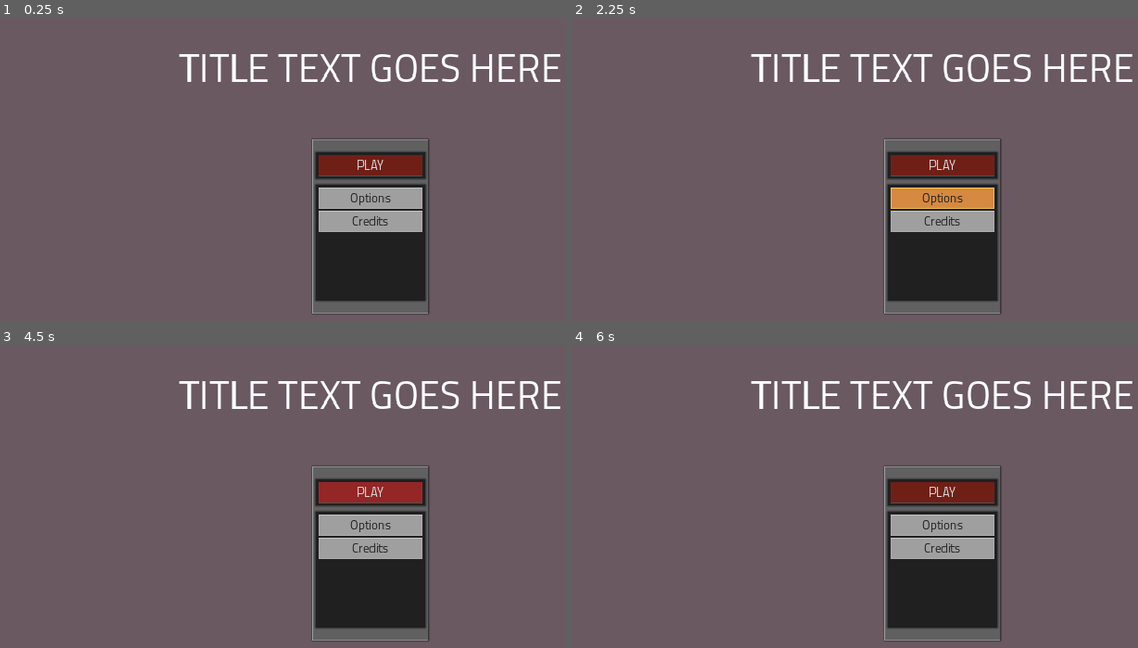
Above: before the commit, frames 1-4 (two rows, left to right).
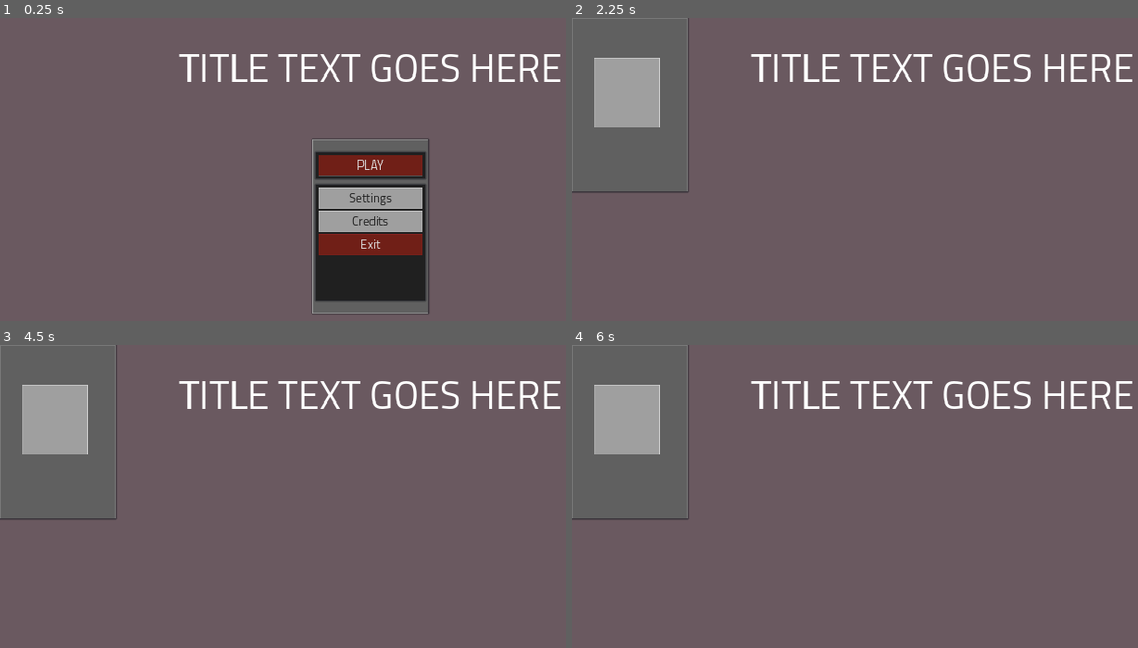
Above: after the commit, the same moments.

Repository: MindVisceral/BoneTD
Game: Godot game, scene res://UI/MainMenu/MainMenu.tscn
The game is run twice, just before and just after one commit, with the same random seed, the same clock (stepped at 60 frames per second) and the same inputs.
Inputs (mouse positions are in pixels of both pictures, inside the frame that each line leads up to; where the layout moved, square brackets give the same spot in the first picture):
- Up to frame 1 (0.25 s): no input
- Up to frame 2 (2.25 s): click (939, 145) at 0.5 s; click (939, 308) at 1.25 s; click (939, 199) at 2 s, where only the run before the commit has a clickable "Options"
- Up to frame 3 (4.5 s): click (56, 420) at 2.77 s; click (367, 526) at 3.5 s, where only the run after the commit has a clickable "Settings"; click (367, 493) at 4.25 s, where only the run before the commit has a clickable "PLAY"
- Up to frame 4 (6 s): click (939, 493) at 5 s, where only the run before the commit has a clickable "PLAY"; click (628, 351) [939, 472] at 5.75 s

The runs differ from the first frame. In frame 1, 1.4% of the frame differs, in the area x 56-75%, y 57-79%; in frame 2, 13%, in the area x 0-76%, y 0-98%; in frame 3, 13%; in frame 4, 13%.

Commit message:
Basic Menu buttons now function

Diff:
--- a/UI/DraggableMenu/DraggableMenu.tscn
+++ b/UI/DraggableMenu/DraggableMenu.tscn
@@ -10,7 +10,6 @@
 offset_right = 0.159996
 offset_bottom = -0.440002
 grow_horizontal = 2
-pivot_offset = Vector2(50, 50)
 script = ExtResource("1_2ow3g")
 
 [node name="BackgroundPanel" type="Panel" parent="."]
@@ -24,9 +23,9 @@
 [node name="DragButtonTop" type="Button" parent="."]
 custom_minimum_size = Vector2(100, 30)
 layout_mode = 1
-anchors_preset = -1
+anchors_preset = 10
 anchor_right = 1.0
-anchor_bottom = 0.3
+offset_bottom = 2.0
 grow_horizontal = 2
 auto_translate = false
 localize_numeral_system = false
@@ -41,11 +40,11 @@
 [node name="DragButtonBottom" type="Button" parent="."]
 custom_minimum_size = Vector2(100, 30)
 layout_mode = 1
-anchors_preset = -1
-anchor_top = 0.7
+anchors_preset = 12
+anchor_top = 1.0
 anchor_right = 1.0
 anchor_bottom = 1.0
-offset_top = 22.0
+offset_top = -2.0
 grow_horizontal = 2
 grow_vertical = 0
 auto_translate = false
--- a/UI/MainMenu/MainMenu.tscn
+++ b/UI/MainMenu/MainMenu.tscn
@@ -1,6 +1,7 @@
-[gd_scene load_steps=2 format=3 uid="uid://c42ltbeu2cdpe"]
+[gd_scene load_steps=3 format=3 uid="uid://c42ltbeu2cdpe"]
 
 [ext_resource type="PackedScene" uid="uid://b5dp0gcijhisy" path="res://UI/DraggableMenu/DraggableMenu.tscn" id="1_genn2"]
+[ext_resource type="Script" path="res://UI/MainMenu/MainMenuManager.gd" id="1_ypm3j"]
 
 [node name="MainMenu" type="Control"]
 layout_mode = 3
@@ -9,6 +10,13 @@
 anchor_bottom = 1.0
 grow_horizontal = 2
 grow_vertical = 2
+
+[node name="MainMenuManager" type="Node" parent="." node_paths=PackedStringArray("main_menu", "settings_menu", "current_menu", "all_menus")]
+script = ExtResource("1_ypm3j")
+main_menu = NodePath("../DraggableMainMenu")
+settings_menu = NodePath("../DraggableSettingsMenu")
+current_menu = NodePath("../DraggableMainMenu")
+all_menus = [NodePath("../DraggableMainMenu"), NodePath("../DraggableSettingsMenu")]
 
 [node name="Background" type="ColorRect" parent="."]
 layout_mode = 1
@@ -57,13 +65,14 @@
 offset_right = 0.23999
 offset_bottom = 0.359985
 grow_vertical = 2
-pivot_offset = Vector2(0, 0)
 
 [node name="DragButtonTop" parent="DraggableMainMenu" index="1"]
+anchors_preset = -1
 anchor_bottom = 0.067
 offset_bottom = -0.150002
 
 [node name="DragButtonBottom" parent="DraggableMainMenu" index="2"]
+anchors_preset = -1
 anchor_top = 0.933
 offset_top = 0.149994
 
@@ -126,12 +135,11 @@
 grow_vertical = 2
 theme_override_constants/separation = 6
 
-[node name="OptionsButton" type="Button" parent="DraggableMainMenu/VSubPanelContainer/OtherDarkSubPanel/VBoxContainer"]
+[node name="SettingsButton" type="Button" parent="DraggableMainMenu/VSubPanelContainer/OtherDarkSubPanel/VBoxContainer"]
 layout_mode = 2
 focus_mode = 0
 action_mode = 0
-text = "Options
-"
+text = "Settings"
 
 [node name="CreditsButton" type="Button" parent="DraggableMainMenu/VSubPanelContainer/OtherDarkSubPanel/VBoxContainer"]
 layout_mode = 2
@@ -140,4 +148,49 @@
 text = "Credits
 "
 
+[node name="ExitButton" type="Button" parent="DraggableMainMenu/VSubPanelContainer/OtherDarkSubPanel/VBoxContainer"]
+layout_mode = 2
+focus_mode = 0
+theme_type_variation = &"RedButton"
+action_mode = 0
+text = "Exit
+"
+
+[node name="DraggableSettingsMenu" parent="." instance=ExtResource("1_genn2")]
+custom_minimum_size = Vector2(300, 450)
+layout_mode = 1
+anchor_right = 0.156
+anchor_bottom = 0.417
+offset_right = 0.47998
+offset_bottom = -0.360016
+
+[node name="DragButtonTop" parent="DraggableSettingsMenu" index="1"]
+anchors_preset = -1
+anchor_bottom = 0.067
+offset_bottom = -0.150002
+
+[node name="DragButtonBottom" parent="DraggableSettingsMenu" index="2"]
+anchors_preset = -1
+anchor_top = 0.933
+offset_top = 28.15
+
+[node name="ReturnButton" type="Button" parent="DraggableSettingsMenu"]
+layout_mode = 1
+anchors_preset = -1
+anchor_left = 0.193
+anchor_top = 0.231
+anchor_right = 0.757
+anchor_bottom = 0.631
+offset_left = 0.0999985
+offset_top = 0.0499954
+offset_right = -0.100006
+offset_bottom = 0.0499878
+
+[connection signal="pressed" from="DraggableMainMenu/VSubPanelContainer/PlayDarkSubPanel/VBoxContainer/PlayButton" to="MainMenuManager" method="_play_pressed"]
+[connection signal="pressed" from="DraggableMainMenu/VSubPanelContainer/OtherDarkSubPanel/VBoxContainer/SettingsButton" to="MainMenuManager" method="_settings_pressed"]
+[connection signal="pressed" from="DraggableMainMenu/VSubPanelContainer/OtherDarkSubPanel/VBoxContainer/CreditsButton" to="MainMenuManager" method="_credits_pressed"]
+[connection signal="pressed" from="DraggableMainMenu/VSubPanelContainer/OtherDarkSubPanel/VBoxContainer/ExitButton" to="MainMenuManager" method="_exit_pressed"]
+[connection signal="pressed" from="DraggableSettingsMenu/ReturnButton" to="MainMenuManager" method="_return_pressed"]
+
 [editable path="DraggableMainMenu"]
+[editable path="DraggableSettingsMenu"]
--- /dev/null
+++ b/UI/MainMenu/MainMenuManager.gd
@@ -0,0 +1,100 @@
+extends Node
+
+
+## To avoid crowding, only one Menu may be visible at a time.
+#
+## Normally, for example, I would just swap the current Menu scene to the Settings scene
+## when the Player clicked the Settings Button, but in this case that would break the background.
+#
+## Instead, the background will stay, but the Menus will be turned on and off.
+## Ex.: we start off with a Main Menu, and when the Player wants to go to the
+## options Menu, we disable & hide the Main Menu, and enable & show the Settings Menu.
+#
+## This Node handles all the Menu switching and scene changes.
+
+
+###-------------------------------------------------------------------------###
+##### References
+###-------------------------------------------------------------------------###
+
+@export_group("Menus")
+
+## Reference to the Main Menu.
+@export var main_menu: DraggableMenu
+
+##
+@export var settings_menu: DraggableMenu
+
+##
+@export var credits_menu: DraggableMenu
+
+
+###-------------------------------------------------------------------------###
+##### Exported variables
+###-------------------------------------------------------------------------###
+
+@export_group("Exported variables")
+
+## Which Menu is visible and shown/open right now?
+@export var current_menu: DraggableMenu
+
+## Array that holds all the Menus
+@export var all_menus: Array[DraggableMenu]
+
+
+###-------------------------------------------------------------------------###
+##### Setup
+###-------------------------------------------------------------------------###
+
+func _ready() -> void:
+
+	## Turn off every single Menu
+	disable_all_menus()
+
+	## And switch to the current_menu.
+	change_menu(current_menu)
+
+
+###-------------------------------------------------------------------------###
+##### Menu switching function
+###-------------------------------------------------------------------------###
+
+## Change the current_menu to the given new_menu.
+func change_menu(new_menu: DraggableMenu) -> void:
+	current_menu.visible = false
+
+	current_menu = new_menu
+	current_menu.visible = true
+
+
+## Disable all Menus. Used on _ready() and as a debugging function
+func disable_all_menus() -> void:
+	for menu in all_menus:
+		menu.visible = false
+
+
+
+
+###-------------------------------------------------------------------------###
+##### Connected button functions
+###-------------------------------------------------------------------------###
+
+##
+func _play_pressed() -> void:
+	pass
+
+## Show the Settings Menu
+func _settings_pressed() -> void:
+	change_menu(settings_menu)
+
+## Show the Credits Menu
+func _credits_pressed() -> void:
+	change_menu(credits_menu)
+
+## Exit the game as a whole.
+func _exit_pressed() -> void:
+	get_tree().quit()
+
+## Return back to Main Menu
+func _return_pressed() -> void:
+	change_menu(main_menu)
Not shown, changed: README.md
